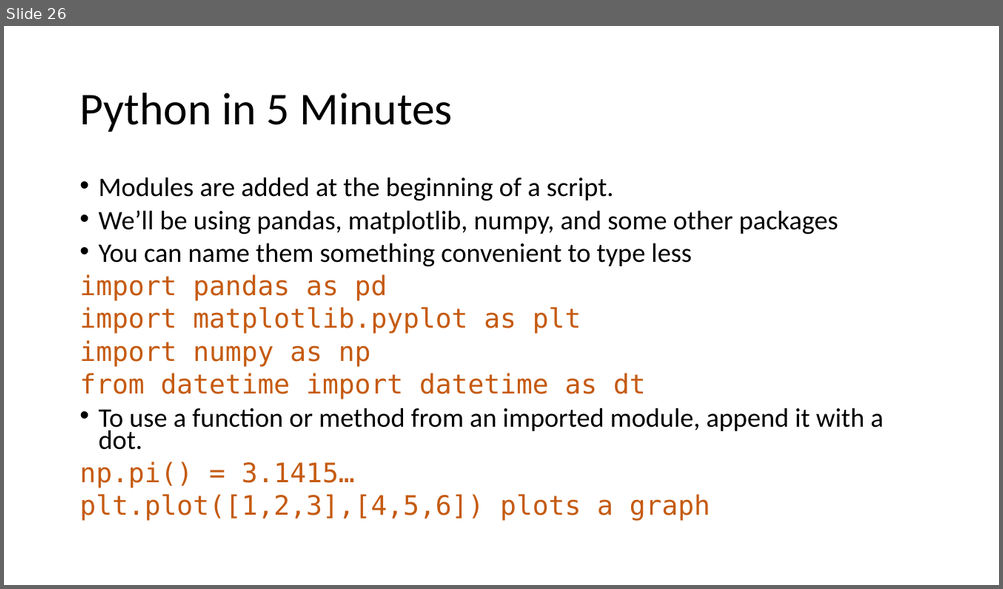
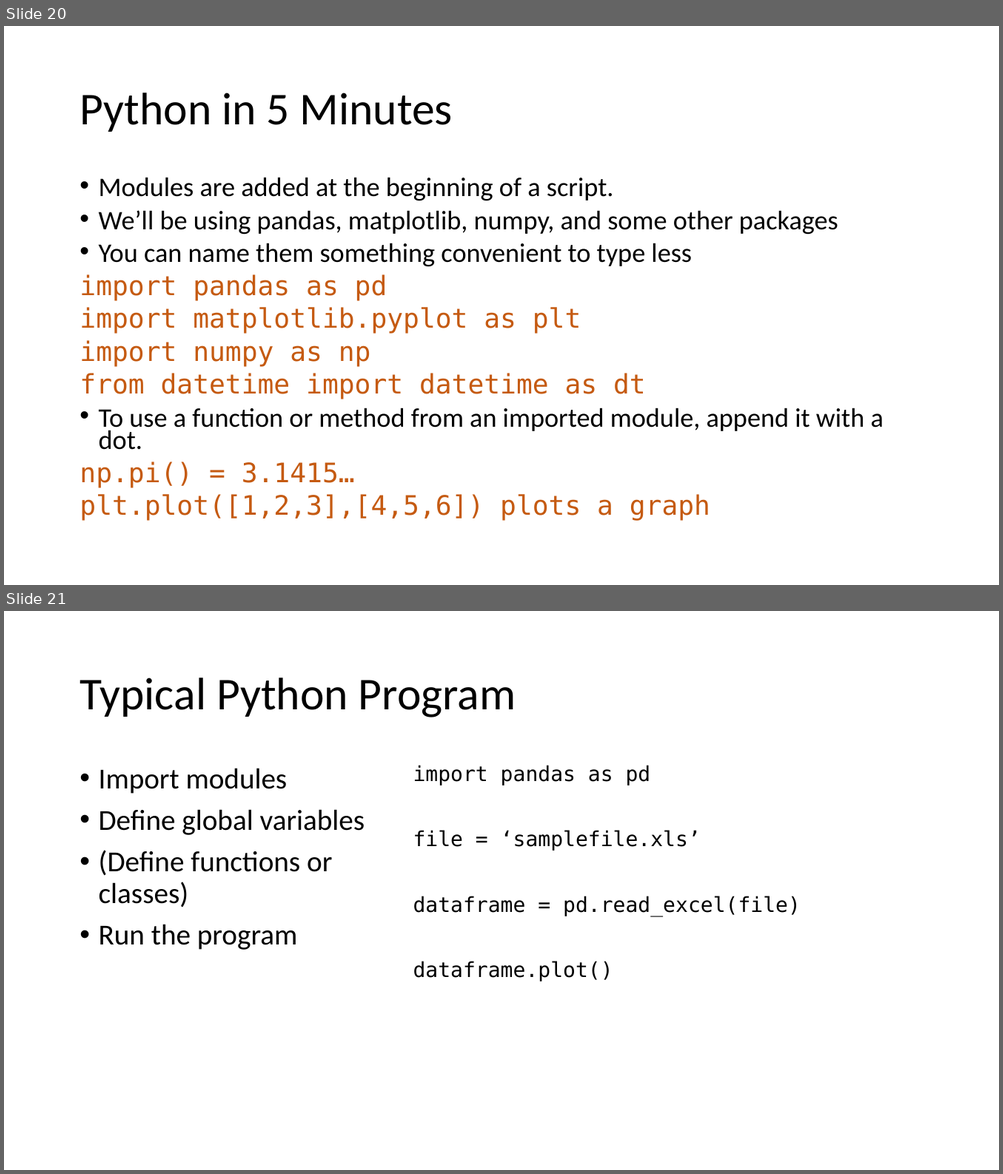
Before and after one commit to LimnoTech/Python-Data-Analysis-Course, a slide deck: Day1/IntroToPython/IntroToPython.pptx. Shown one above the other, each under a label of ours: slide 26 before the commit, slides 20 and 21 after it. The pictures are 1003x589 and 1003x1174 pixels, drawn with LibreOffice and Linux fonts; fonts in the diff are those of the drawing. Boxes give left, top, right and bottom in pixels: in the first picture for what was removed or moved away, otherwise in the second. Text is boxed around its words. In the diff, an @@ line names an element or a change of style, - is before the commit and + after.

```diff
--- a/Day1/IntroToPython/IntroToPython.pptx
+++ b/Day1/IntroToPython/IntroToPython.pptx
@@ slide 21 added at (4, 611, 999, 1170), background #FFFFFF @@
@@ title added at (79, 678, 516, 718), 44 pt, text #000000 @@
+Typical Python Program
@@ text added at (413, 765, 800, 982), 20 pt, text #000000 @@
+import pandas as pd
+file = ‘samplefile.xls’
+dataframe = pd.read_excel(file)
+dataframe.plot()
@@ text added at (99, 768, 365, 950), 28 pt, text #000000 @@
+• Import modules
+• Define global variables
+• (Define functions or classes)
+• Run the program
@@ what was slide 26 is now slide 20 @@
```
Also in this commit, not shown: 7 slides changed, 9 other slides added, 3 slides removed, 1 other file.
